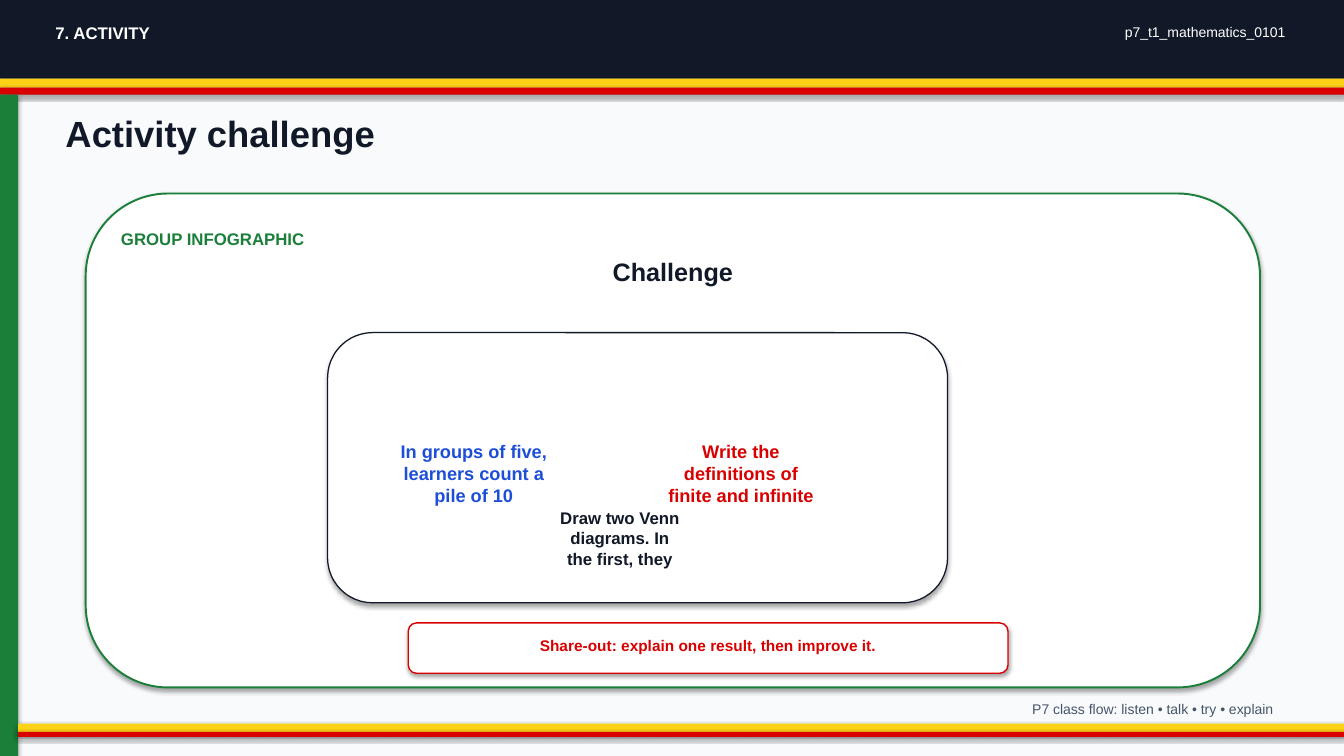
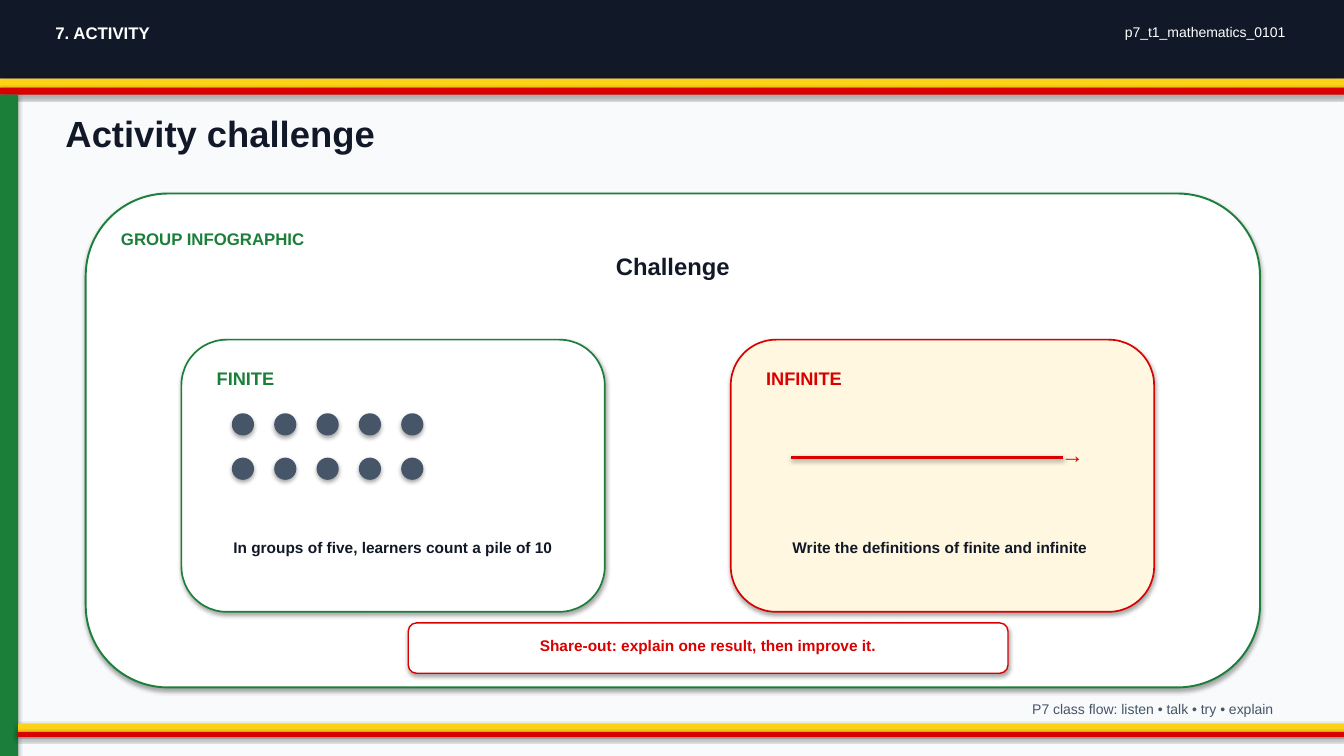
Before and after one commit to yousunjung84-edu/uganda-p7-mvp-20260629, a slide deck: slide 7 of uganda-p7-mvp/p7_t1_mathematics_0101/p7_t1_mathematics_0101.pptx. Drawn at 1344x756 pixels with LibreOffice and Linux fonts; fonts in the diff are those of the drawing. Boxes give left, top, right and bottom in pixels: in the first picture for what was removed or moved away, otherwise in the second. Text is boxed around its words. In the diff, an @@ line names an element or a change of style, - is before the commit and + after.

```diff
--- a/uganda-p7-mvp/p7_t1_mathematics_0101/p7_t1_mathematics_0101.pptx
+++ b/uganda-p7-mvp/p7_t1_mathematics_0101/p7_t1_mathematics_0101.pptx
@@ text "Challenge" at <box>616,257,730,280</box>: size 18 to 17 pt @@
@@ rounded rectangle added at <box>181,340,605,612</box>, fill #FFFFFF, outline #1B7F3A 1.2 pt @@
@@ rounded rectangle removed at <box>328,333,948,603</box> @@
@@ rounded rectangle added at <box>731,340,1154,612</box>, fill #FFF7E0, outline #D90000 1.2 pt @@
@@ text added at <box>217,372,274,385</box>, 13 pt, text #1B7F3A, bold @@
+FINITE
@@ ellipse removed at <box>388,360,645,577</box> @@
@@ ellipse removed at <box>595,360,852,577</box> @@
@@ text added at <box>766,372,842,385</box>, 13 pt, text #D90000, bold @@
+INFINITE
@@ ellipse added at <box>232,413,254,436</box>, fill #475569 @@
@@ ellipse added at <box>274,413,296,436</box>, fill #475569 @@
@@ ellipse added at <box>317,413,339,436</box>, fill #475569 @@
@@ ellipse added at <box>359,413,381,436</box>, fill #475569 @@
@@ ellipse added at <box>401,413,423,436</box>, fill #475569 @@
@@ text added at <box>1062,442,1090,466</box>, 16 pt, text #D90000, bold @@
+→
@@ ellipse added at <box>232,458,254,480</box>, fill #475569 @@
@@ ellipse added at <box>274,458,296,480</box>, fill #475569 @@
@@ ellipse added at <box>317,458,339,480</box>, fill #475569 @@
@@ ellipse added at <box>359,458,381,480</box>, fill #475569 @@
@@ ellipse added at <box>401,458,423,480</box>, fill #475569 @@
@@ line added from (791, 458) to (1064, 458), #D90000 2 pt @@
@@ text "In groups of five, learners ...": place and size @@
-text "In groups of five, learners ..." at <box>401,444,547,506</box>
+text "In groups of five, learners ..." at <box>233,542,552,557</box>
@@ text "In groups of five, learners ..." at <box>233,542,552,557</box>: size 13 to 11 pt, text colour #1D4ED8 to #111827 @@
@@ text removed at <box>560,512,679,569</box> @@
-Draw two Venn diagrams. In the first, they
@@ text "Write the definitions of finite ...": place and size @@
-text "Write the definitions of finite ..." at <box>668,444,814,502</box>
+text "Write the definitions of finite ..." at <box>792,542,1086,553</box>
@@ text "Write the definitions of finite ..." at <box>792,542,1086,553</box>: size 13 to 11 pt, text colour #D90000 to #111827 @@
```
Also in this commit, not shown: 3 other slides changed, 23 other files.
